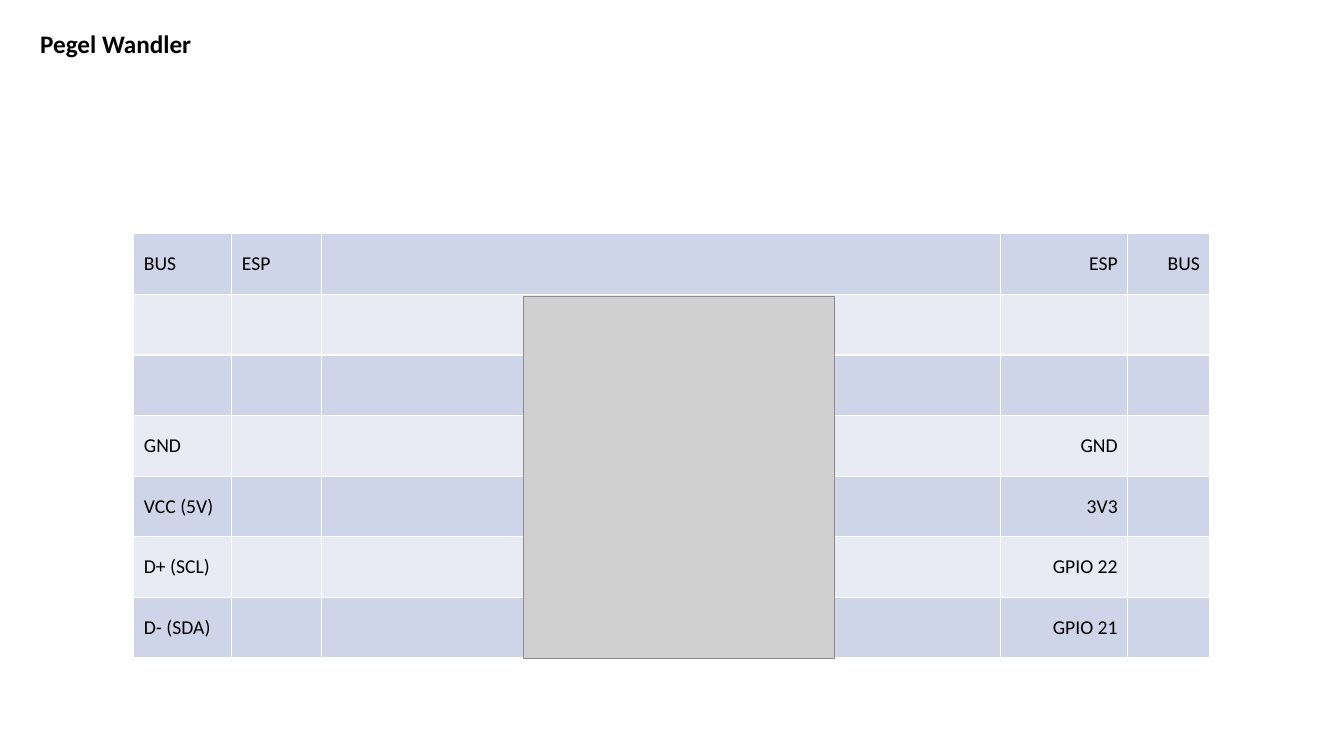
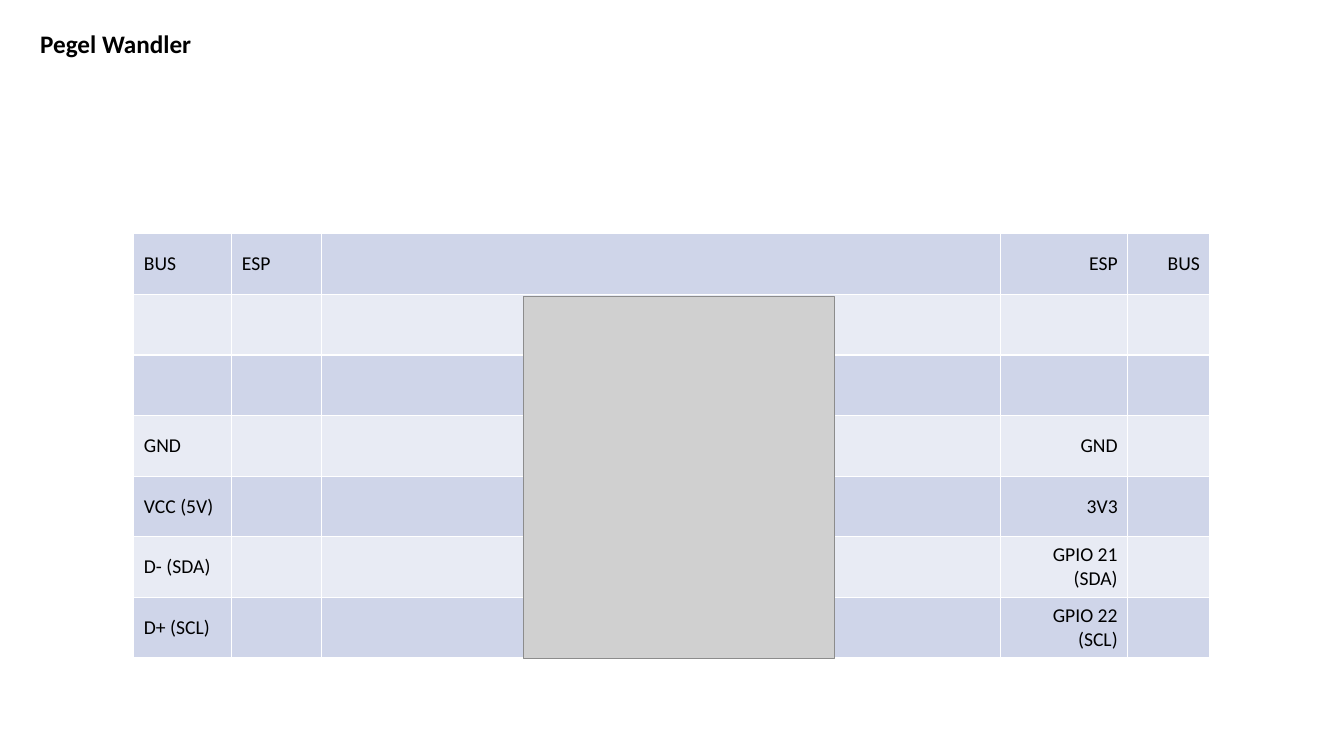
Before and after one commit to jeskes/activityboard, a slide deck: slide 20 of Activityboard.pptx (slide 25 before the commit). Drawn at 1344x756 pixels with LibreOffice and Linux fonts; fonts in the diff are those of the drawing; grey boxes stand for pictures. Boxes give left, top, right and bottom in pixels: in the first picture for what was removed or moved away, otherwise in the second. Text is boxed around its words. In the diff, an @@ line names an element or a change of style, - is before the commit and + after.

```diff
--- a/Activityboard.pptx
+++ b/Activityboard.pptx
@@ table at [134,234,1211,658] @@
-row 6, column 1: D+ (SCL)
+row 6, column 1: D- (SDA)
-row 6, column 4: GPIO 22
+row 6, column 4: GPIO 21 (SDA)
-row 7, column 1: D- (SDA)
+row 7, column 1: D+ (SCL)
-row 7, column 4: GPIO 21
+row 7, column 4: GPIO 22 (SCL)
```
Also in this commit, not shown: 7 other slides changed, 4 slides added, 58 other files.
